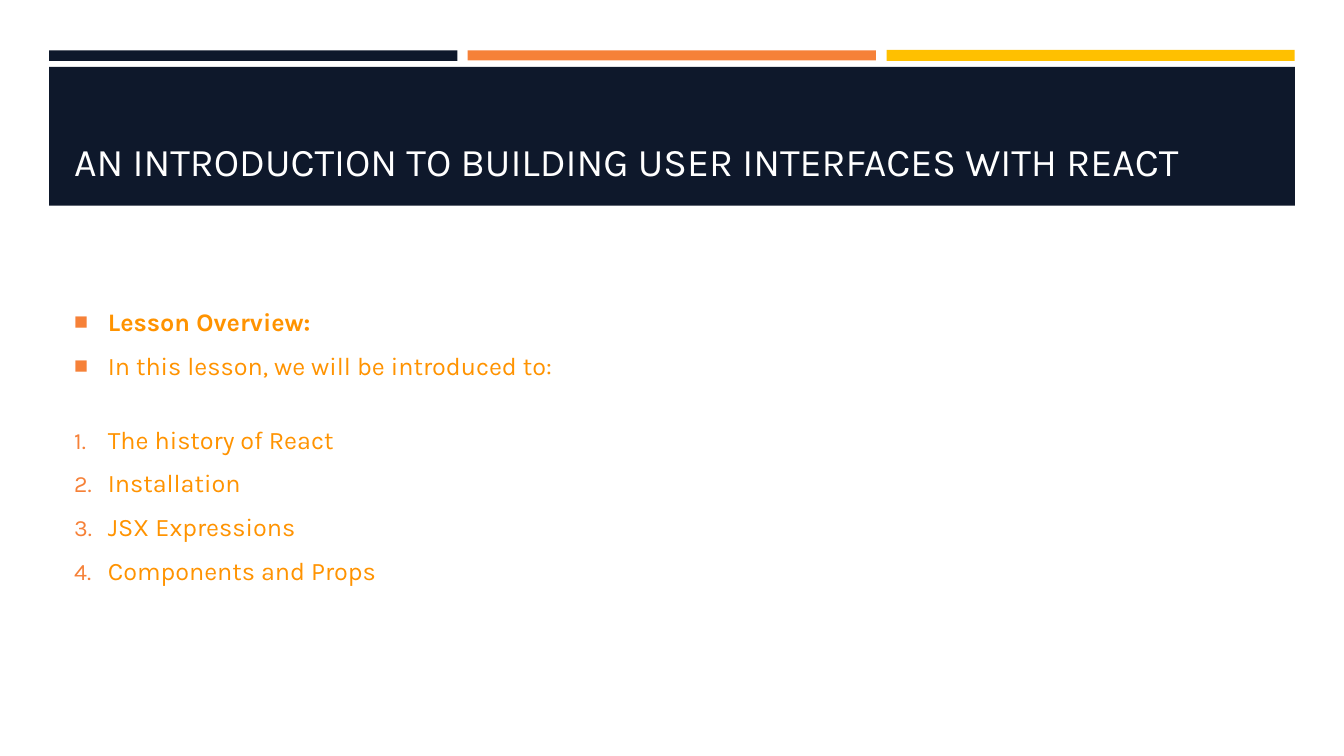
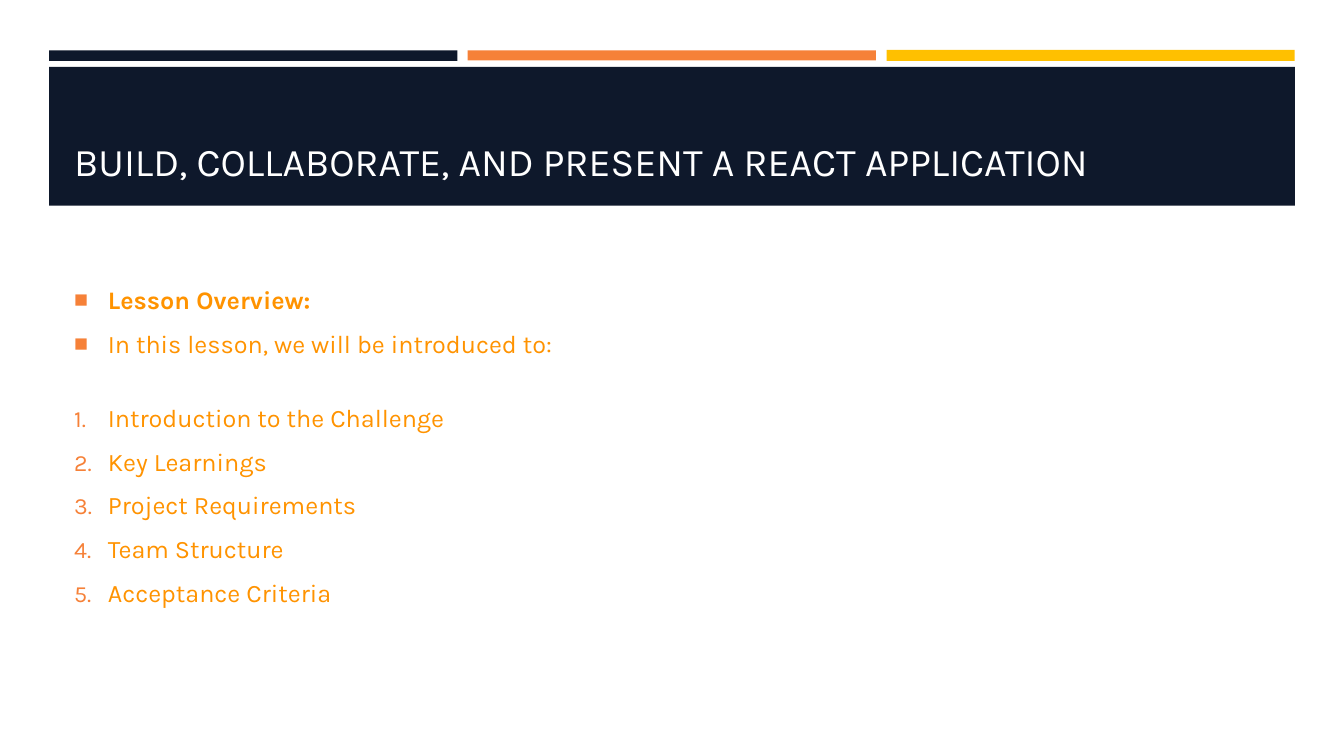
Before and after one commit to hawkeye1900/SBC-Sept24, a slide deck: slide 2 of week-10/W10-S3-TailwindGroupChallenge/W10-S3-TailwindGroupChallenge.pptx. Drawn at 1344x756 pixels with LibreOffice and Linux fonts; fonts in the diff are those of the drawing; background and template pictures are left out. Boxes give left, top, right and bottom in pixels: in the first picture for what was removed or moved away, otherwise in the second. Text is boxed around its words. In the diff, an @@ line names an element or a change of style, - is before the commit and + after.

Commit message:
Added Challenge and Presentation to W10-S3

```diff
--- a/week-10/W10-S3-TailwindGroupChallenge/W10-S3-TailwindGroupChallenge.pptx
+++ b/week-10/W10-S3-TailwindGroupChallenge/W10-S3-TailwindGroupChallenge.pptx
@@ title at [74,151,1088,180]: text changed @@
-AN INTRODUCTION TO BUILDING USER INTERFACES WITH REACT
+BUILD, COLLABORATE, AND PRESENT A REACT APPLICATION
@@ text at [108,409,444,608]: text changed @@
-1. The history of React
-2. Installation
-3. JSX Expressions
-4. Components and Props
+1. Introduction to the Challenge
+2. Key Learnings
+3. Project Requirements
+4. Team Structure
+5. Acceptance Criteria
```
Also in this commit, not shown: 2 other slides changed, 9 slides added, 8 slides removed, 2 other files.
